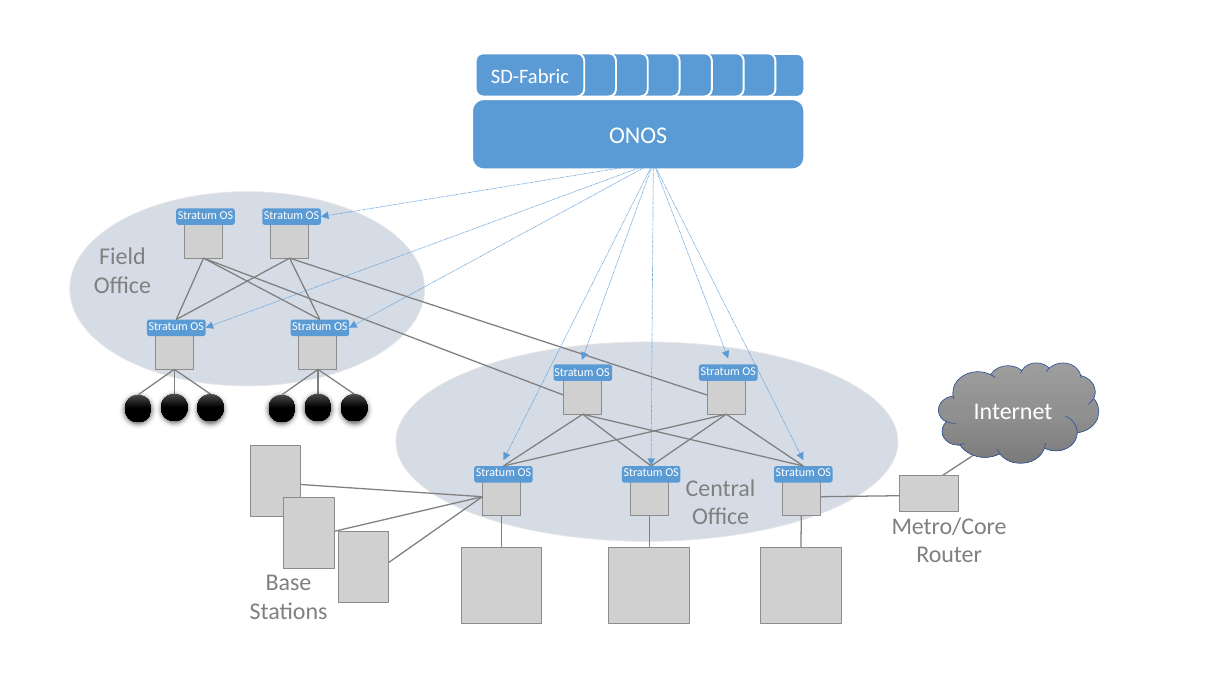
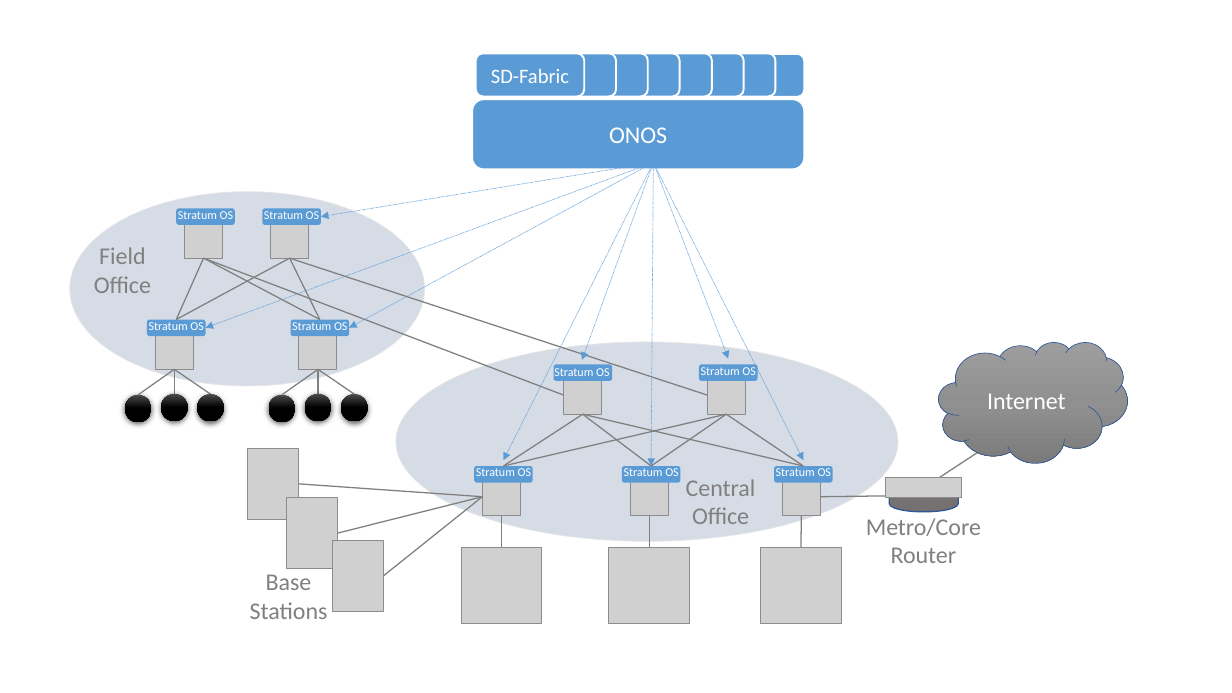
Before and after one commit to SystemsApproach/sdn, a slide deck: slide 9 of figures-alt.pptx. Drawn at 1232x693 pixels with LibreOffice and Linux fonts; fonts in the diff are those of the drawing; grey boxes stand for pictures. Boxes give left, top, right and bottom in pixels: in the first picture for what was removed or moved away, otherwise in the second. Text is boxed around its words. In the diff, an @@ line names an element or a change of style, - is before the commit and + after.

Commit message:
5g RUs

```diff
--- a/figures-alt.pptx
+++ b/figures-alt.pptx
@@ cloud "Internet": place and size @@
-cloud "Internet" at [939, 362, 1099, 463]
+cloud "Internet" at [939, 342, 1128, 463]
@@ picture added at [885, 477, 962, 497] @@
@@ picture removed at [899, 475, 959, 511] @@
@@ line moved from (294, 484) - (482, 497) to (299, 484) - (482, 497) @@
@@ line moved from (326, 533) - (482, 497) to (337, 533) - (482, 497) @@
@@ line moved from (381, 568) - (482, 497) to (384, 576) - (482, 497) @@
@@ text "Metro/Core": place and size @@
-text "Metro/Core" at [892, 517, 1007, 562]
+text "Metro/Core" at [866, 518, 981, 563]
@@ cylinder added at [889, 480, 958, 512], fill #767171, outline #2F5597 1 pt @@
@@ picture: place and size @@
-picture at [338, 531, 388, 603]
+picture at [333, 541, 384, 612]
```
Also in this commit, not shown: 4 other slides changed.
